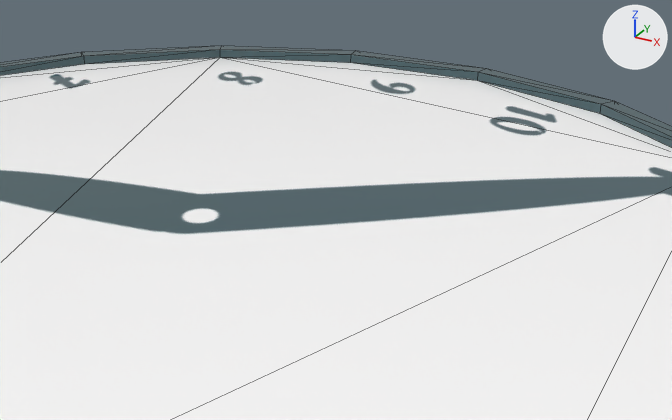
The FBX model CaptainCoffee-Unity/Assets/Models/Clock.fbx: old version first, new version second.
Camera for both pictures: a 50 mm lens placed at (0.223, -0.264, 0.163), pointed at (0.058, 0.036, 0.013). Every picture has the same lights, and +X, +Y and +Z are marked at upper right. Mesh edges are drawn as thin lines. Where no turn or scale is listed for an object, it has been applied to the vertices.

Objects in the first picture: 'Clock'.
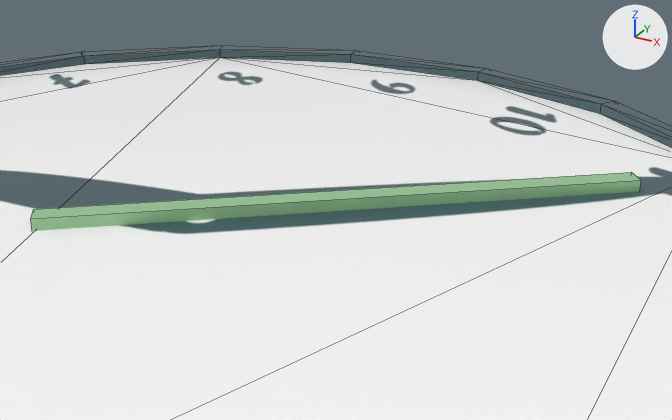
Edits to the scene script, one JSON object a line:
```json
{"op": "add", "block": "me_mesh_001", "code": ["me_mesh_001 = bpy.data.meshes.new('Mesh.001')", "me_mesh_001.from_pydata(...)  # 8 vertices, 6 faces; spans x -0.053..0.145, y -0.043..0.115, z 0.008..0.02", "me_mesh_001.materials.append(mat_material__2)  # picture img_clock_png"]}
{"op": "add", "block": "ob_box001", "code": ["ob_box001 = bpy.data.objects.new('Box001', me_mesh_001)", "ob_box001.location = (0.0161, 0.0027, 0.0)"]}
```

Where the change shows, as pixel boxes (x1, y1, x2, y2) in the pictures (672 x 420 px):
```json
{"object": "Box001", "change": "added", "after": [31, 172, 641, 231], "on screen": "green"}
```
